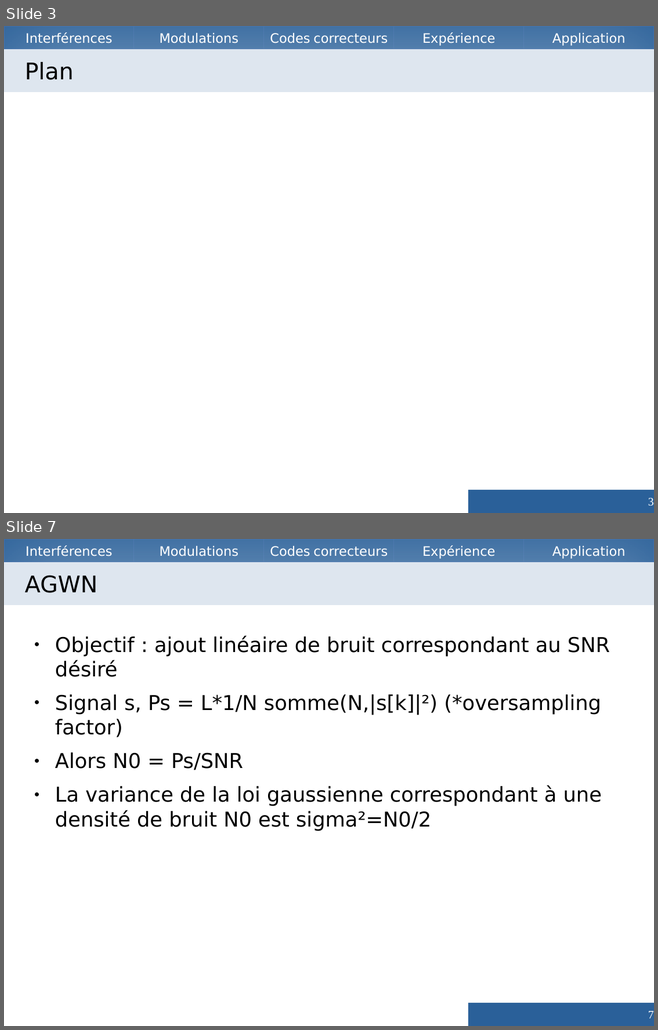
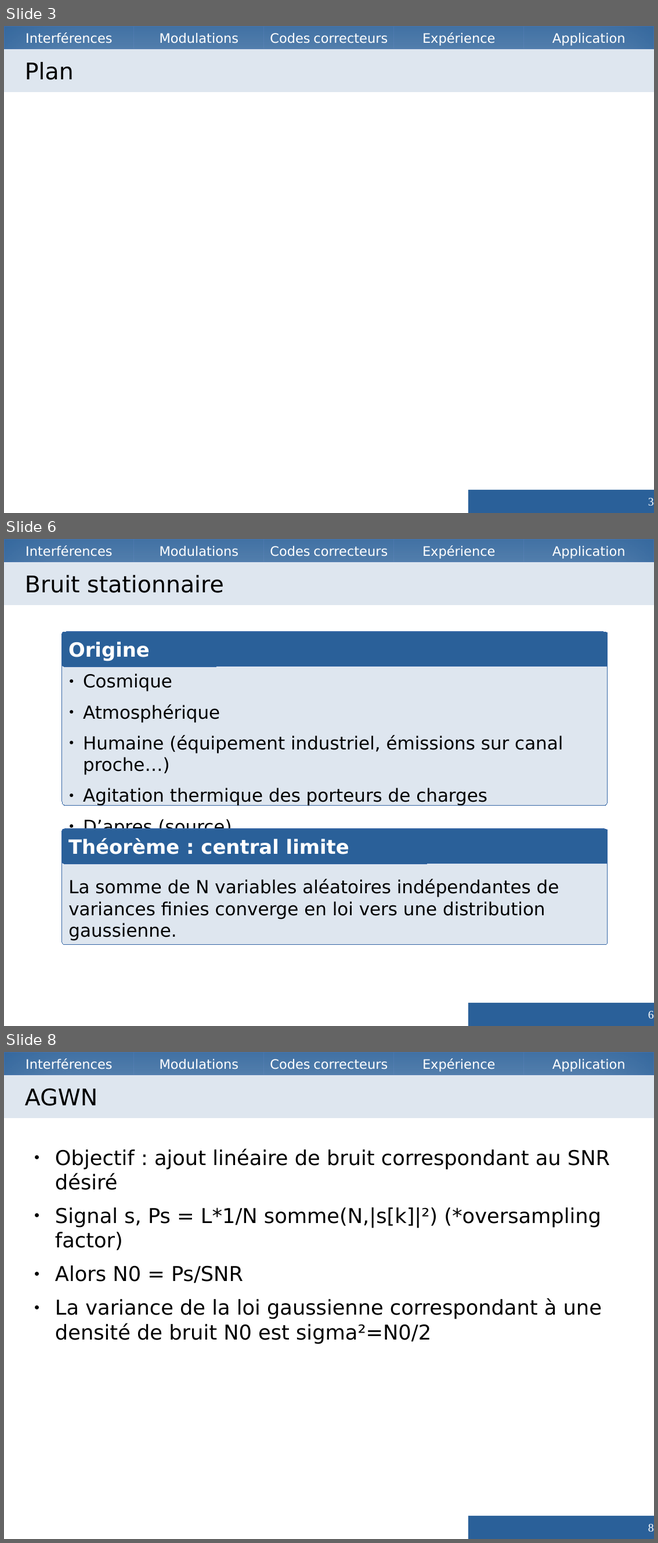
Before and after one commit to Vzrod/tipe, a slide deck: TIPE.odp. Shown one above the other, each under a label of ours: slides 3 and 7 before the commit, slides 3, 6 and 8 after it; the slides between them are not shown. The pictures are 658x1030 and 658x1543 pixels, drawn with LibreOffice and Linux fonts; fonts in the diff are those of the drawing. Boxes give left, top, right and bottom in pixels: in the first picture for what was removed or moved away, otherwise in the second. Text is boxed around its words. In the diff, an @@ line names an element or a change of style, - is before the commit and + after.

```diff
--- a/TIPE.odp
+++ b/TIPE.odp
@@ slide 6 added at (4, 539, 654, 1026), background #FFFFFF; not listed: 5 template elements that a slide beside it also shows @@
@@ title added at (4, 562, 654, 605), fill #DEE6EF, 28 pt, text #000000 @@
+Bruit stationnaire
@@ rounded rectangle added at (62, 632, 607, 805), fill #DEE6EF, outline #3465A4 0 pt, 22 pt, text #000000 @@
+● Cosmique
+● Atmosphérique
+● Humaine (équipement industriel, émissions sur canal proche…)
+● Agitation thermique des porteurs de charges
+● D’apres (source)
@@ rounded rectangle added at (62, 632, 607, 667), fill #2A6099, outline #3465A4 0 pt, 24 pt, text #FFFFFF, bold @@
+Origine
@@ rounded rectangle added at (62, 829, 607, 945), fill #DEE6EF, outline #3465A4 0 pt, 22 pt, text #000000 @@
+La somme de N variables aléatoires indépendantes de variances finies converge en loi vers une distribution gaussienne.
@@ rounded rectangle added at (62, 829, 607, 864), fill #2A6099, outline #3465A4 0 pt, 24 pt, text #FFFFFF, bold @@
+Théorème : central limite
@@ page number added at (468, 1003, 654, 1026), fill #2A6099, 14 pt, text #FFFFFF @@
+6
@@ what was slide 7 is now slide 8 @@
@@ page number at (648, 1524, 654, 1532): text changed @@
-7
+8
```
Also in this commit, not shown: 5 other slides added, 5 slides removed, 4 other files.
